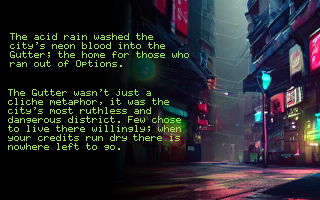
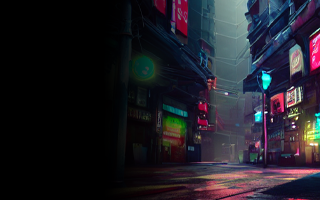
Revision of a layered 320px x 200px image; what changed, layer by layer:
hid "Text" over [8, 33, 189, 150]
